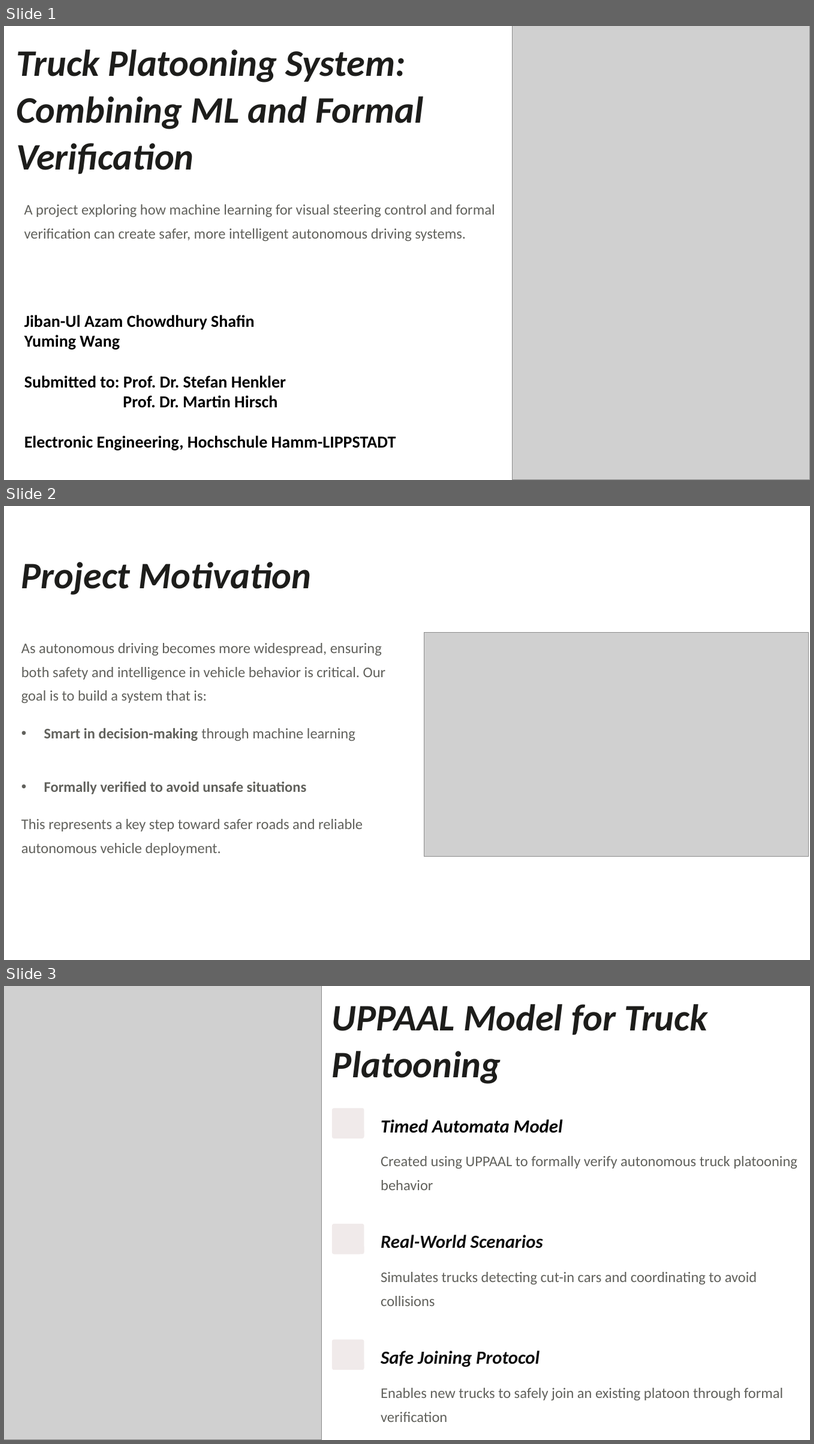
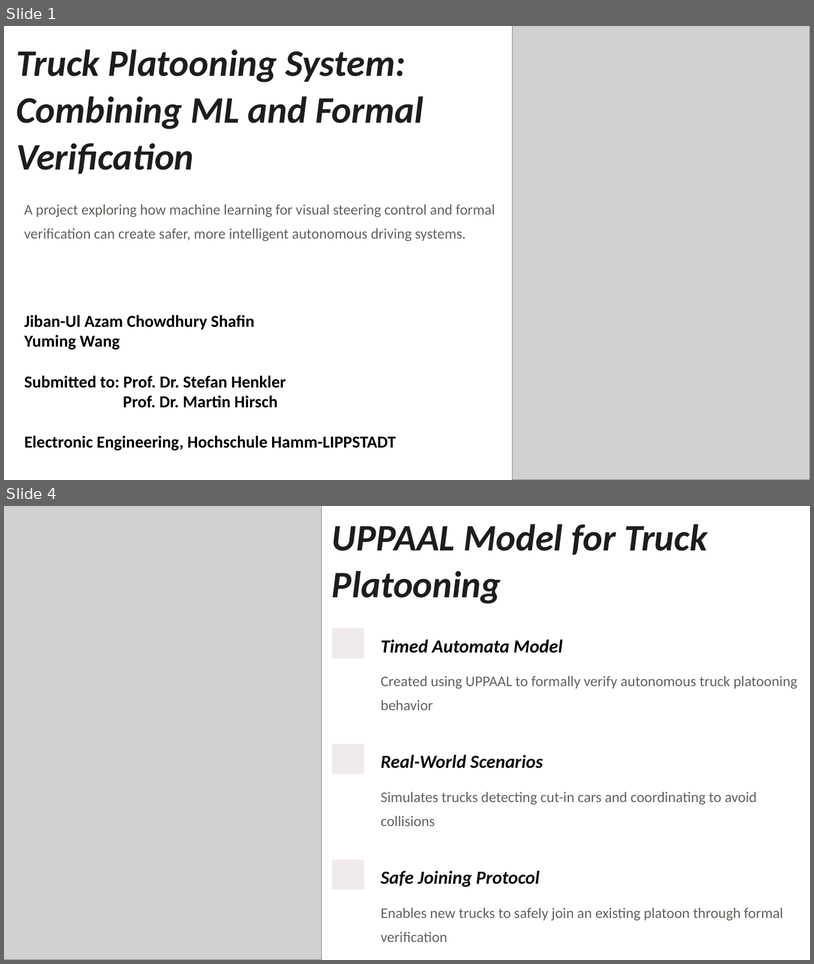
Before and after one commit to JAShafin/SS2025_Autonomous_A-GroupE, a slide deck: PresentationAS1_final.pptx. Shown one above the other, each under a label of ours: slides 1, 2 and 3 before the commit, slides 1 and 4 after it; the slides between them are not shown. The pictures are 814x1444 and 814x964 pixels, drawn with LibreOffice and Linux fonts; fonts in the diff are those of the drawing; grey boxes stand for pictures. Boxes give left, top, right and bottom in pixels: in the first picture for what was removed or moved away, otherwise in the second. Text is boxed around its words. In the diff, an @@ line names an element or a change of style, - is before the commit and + after.

```diff
--- a/PresentationAS1_final.pptx
+++ b/PresentationAS1_final.pptx
@@ slide 2 removed at box(4, 506, 810, 960), background #FFFFFF @@
@@ text removed at box(21, 562, 311, 595) @@
-Project Motivation
@@ text removed at box(21, 643, 386, 703) @@
-As autonomous driving becomes more widespread, ensuring both safety and intelligence in vehicle behavior is critical. Our goal is to build a system that is:
@@ picture removed at box(425, 633, 809, 857) @@
@@ text removed at box(44, 728, 356, 741) @@
-• Smart in decision-making through machine learning
@@ text removed at box(44, 781, 307, 794) @@
-• Formally verified to avoid unsafe situations
@@ text removed at box(21, 819, 363, 855) @@
-This represents a key step toward safer roads and reliable autonomous vehicle deployment.
@@ what was slide 3 is now slide 4 @@
```
Also in this commit, not shown: 3 slides changed, 1 slide added.
